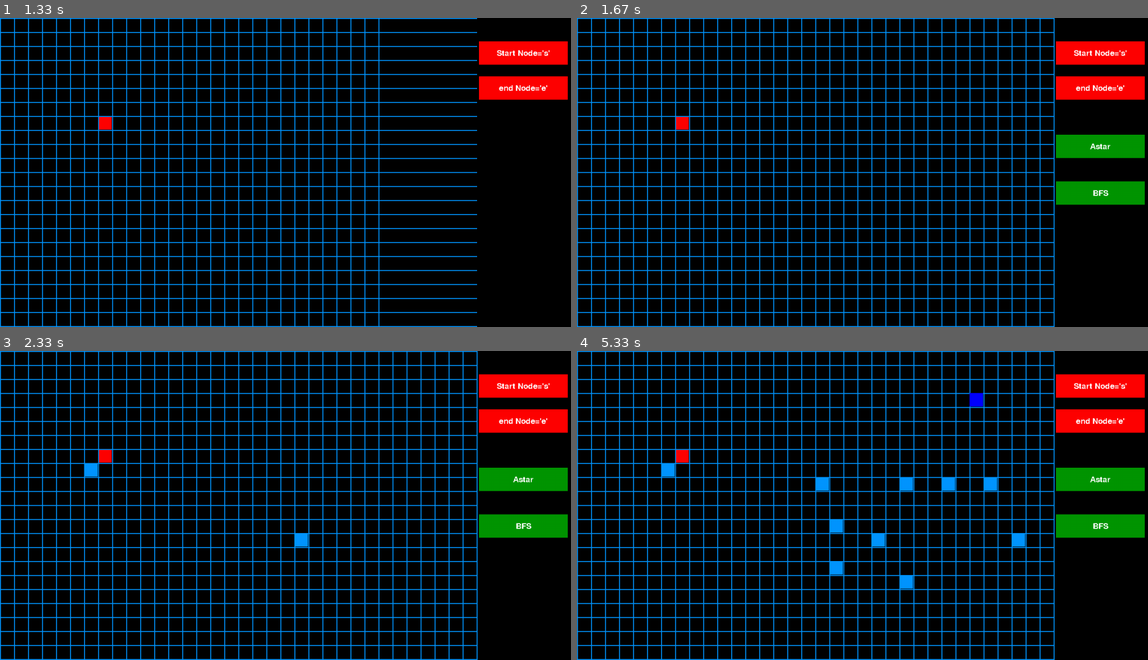
Above: before the commit, frames 1-4 (two rows, left to right).
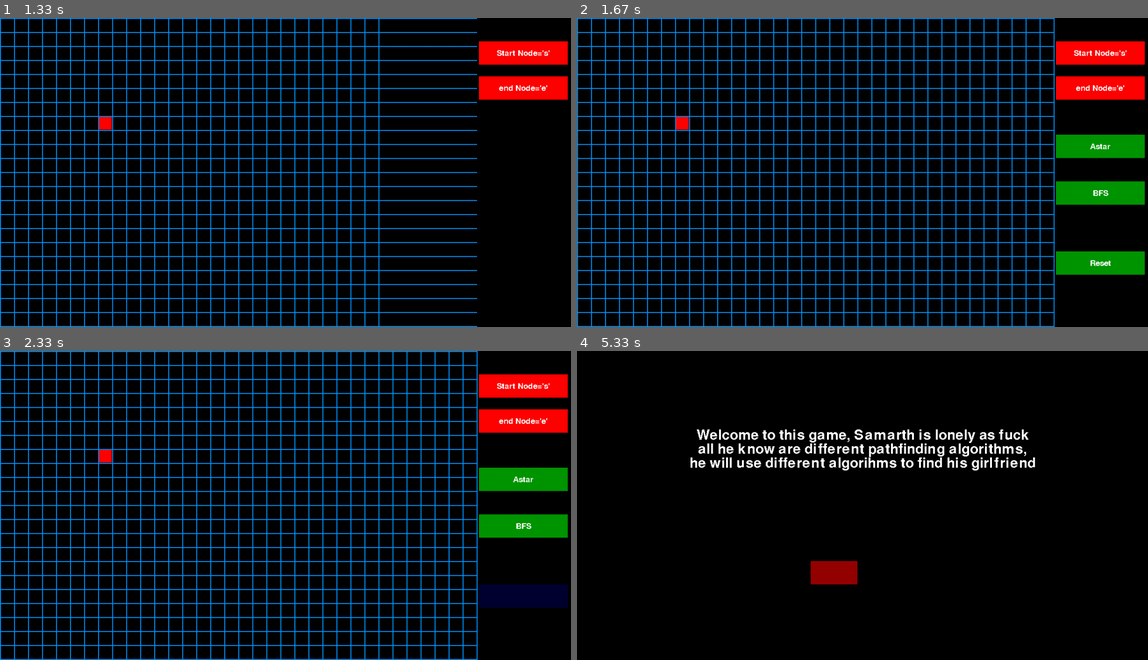
Above: after the commit, the same moments.

Repository: hammer221999/path-finding-algorithms-using-pygame
Game: pygame game, started from starting.py
Two runs of this game, one before a commit and one after it. Both use one fixed random seed, a clock stepped at 60 frames per second and the inputs below.
Inputs (mouse positions are in pixels of both pictures, inside the frame that each line leads up to):
- Up to frame 1 (1.33 s): press the mouse at (256, 240) at 0.37 s; move the mouse to (182, 181) at 0.47 s; release the mouse at (108, 126) at 0.6 s; tap S at 0.67 s; press the mouse at (256, 240) at 1.03 s; move the mouse to (274, 221) at 1.13 s; release the mouse at (291, 206) at 1.27 s
- Up to frame 2 (1.67 s): no input
- Up to frame 3 (2.33 s): press the mouse at (525, 595) at 1.87 s; move the mouse to (308, 536) at 1.97 s; release the mouse at (91, 474) at 2.1 s
- Up to frame 4 (5.33 s): press the mouse at (833, 573) at 2.7 s; move the mouse to (828, 524) at 2.8 s; release the mouse at (828, 477) at 2.93 s; click (1079, 391) at 3.05 s; press the mouse at (1079, 391) at 3.7 s; move the mouse to (988, 486) at 3.8 s; release the mouse at (902, 582) at 3.93 s; press the mouse at (1102, 595) at 4.03 s; move the mouse to (1022, 536) at 4.13 s; release the mouse at (942, 477) at 4.27 s; press the mouse at (833, 573) at 4.87 s; move the mouse to (902, 486) at 4.97 s; release the mouse at (970, 403) at 5.1 s; tap E at 5.17 s

Frame 1 is identical in both runs. In frame 2, 1.2% of the frame differs, in the area x 83-100%, y 75-84%; in frame 3, 1.4%; in frame 4, 25%, in the area x 0-100%, y 0-100%.

Commit message:
added and boged reset button

Diff:
--- a/bfs.py
+++ b/bfs.py
@@ -63,7 +63,6 @@
 
 
 				if new_node.position == end_node.position:
-					print("hogaya")
 					return self.return_path(self.visited,current_node,maze)
 	def return_path(self,visited,current_node,maze):
 		path = []
--- a/starting.py
+++ b/starting.py
@@ -127,6 +127,7 @@
 
 			self.button("Astar",1025,250,190,50,self.less_blue,(0,0,50),action = self.animate_astar)
 			self.button("BFS",1025,350,190,50,self.less_blue,(0,0,50),action = self.bfs)
+			self.button("Reset",1025,500,190,50,self.less_blue,(0,0,50),action = start_game)
 
 			pygame.display.update()
 
@@ -146,7 +147,8 @@
 					draw.append((i,k))
 
 		for i in draw[::-1]:
-			print(i)
+
+
 			pygame.draw.rect(self.screen,self.red,(i[0]*30,i[1]*30,29,29))
 			self.clock.tick(200)
 			pygame.display.update()
@@ -166,11 +168,14 @@
 					draw.append((i,k))
 
 		for i in draw[::-1]:
-			print(i)
+
 			pygame.draw.rect(self.screen,self.red,(i[0]*30,i[1]*30,29,29))
 			self.clock.tick(200)
 			pygame.display.update()
 
-a = Game()
+def start_game():
+	a = Game()
 
-a.welcome_screen()
+	a.welcome_screen()
+
+start_game()
Not shown, changed: .gitignore
